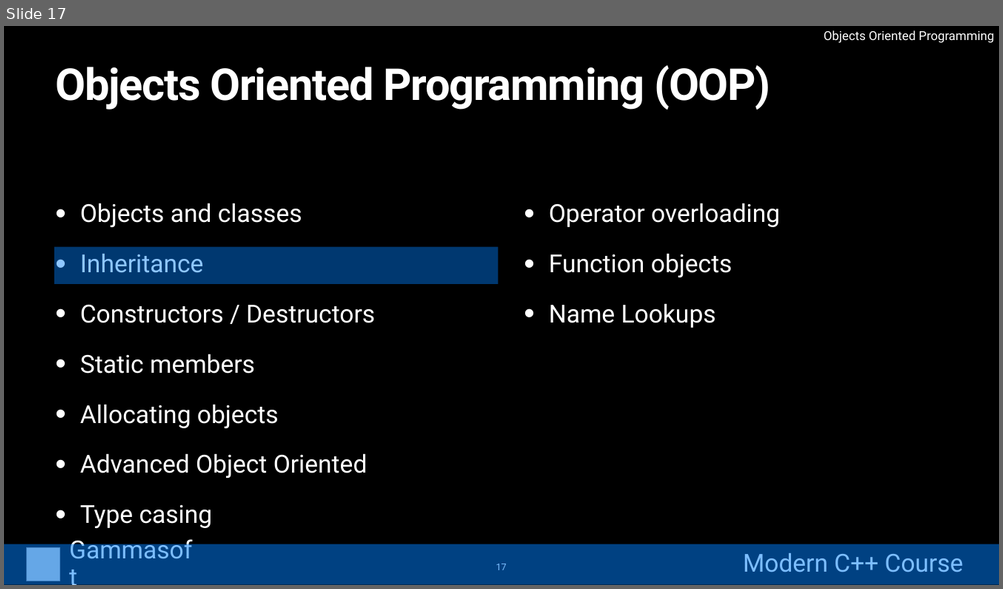
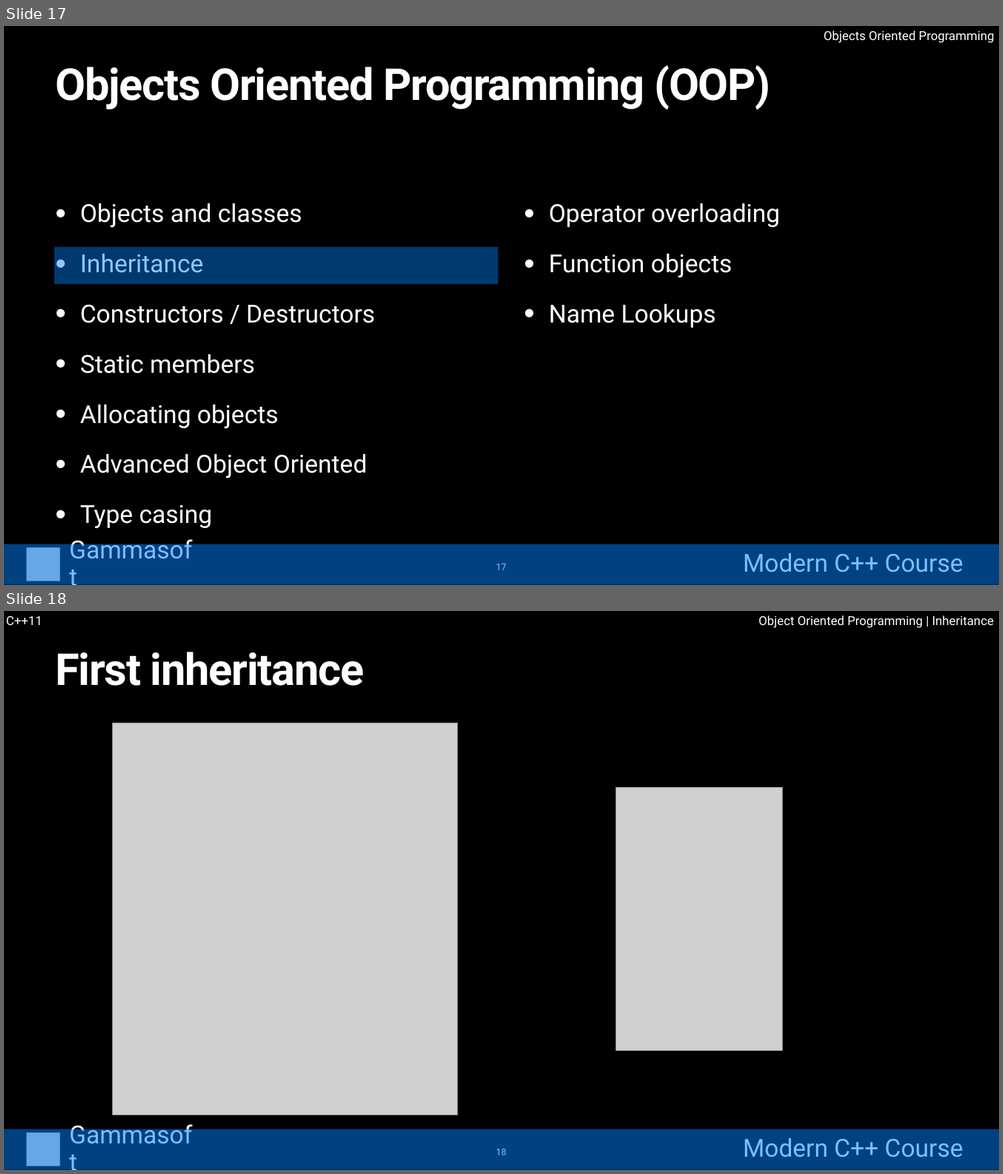
Before and after one commit to gammasoft71/cpp_modern_course, a slide deck: course/powerpoints/object_oriented_programming.pptx. Shown one above the other, each under a label of ours: slide 17 before the commit, slides 17 and 18 after it. The pictures are 1003x589 and 1003x1174 pixels, drawn with LibreOffice and Linux fonts; fonts in the diff are those of the drawing; grey boxes stand for pictures. Boxes give left, top, right and bottom in pixels: in the first picture for what was removed or moved away, otherwise in the second. Text is boxed around its words. In the diff, an @@ line names an element or a change of style, - is before the commit and + after.

```diff
--- a/course/powerpoints/object_oriented_programming.pptx
+++ b/course/powerpoints/object_oriented_programming.pptx
@@ slide 18 added at [4,611,999,1170], background #000000 @@
@@ text added at [6,616,42,625], 24 pt, text #FFFFFF @@
+C++11
@@ text added at [758,615,993,628], 24 pt, text #FFFFFF @@
+Object Oriented Programming | Inheritance
@@ title added at [55,652,364,686], 85 pt, text #FFFFFF, bold @@
+First inheritance
@@ picture added at [113,723,458,1115] @@
@@ picture added at [615,787,782,1051] @@
@@ group added at [4,1129,998,1170]: 2 texts, 1 picture, 1 rectangle @@
+Gammasoft
+Modern C++ Course
@@ page number added at [496,1149,506,1156], 18 pt, text #FFFFFF @@
+18
```
Also in this commit, not shown: 4 slides changed, 14 other slides added.
